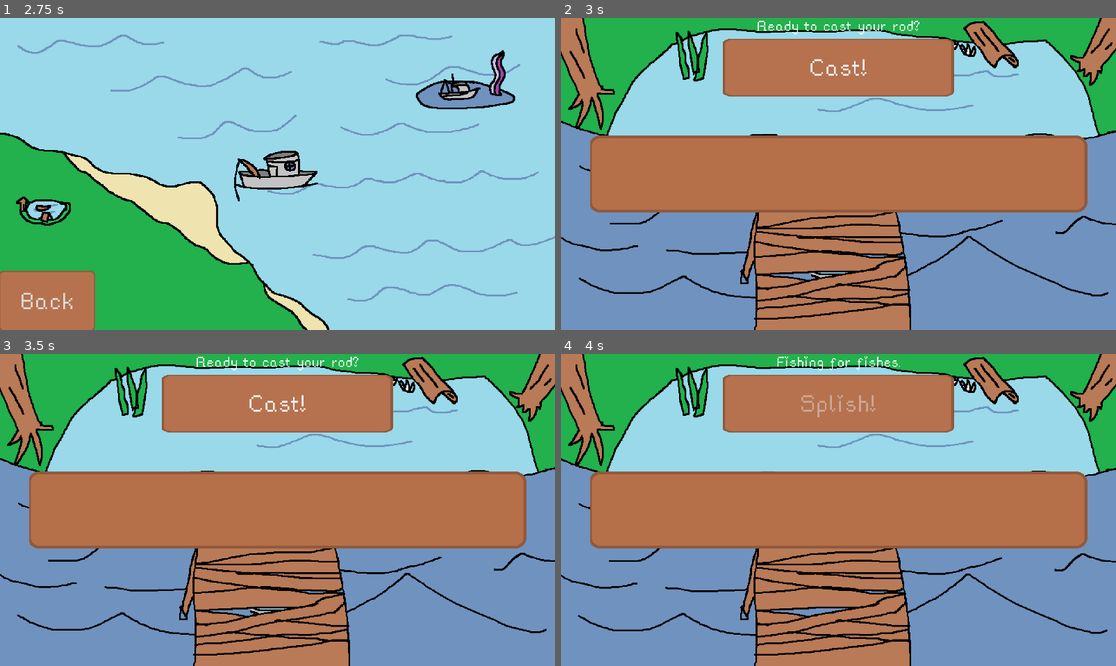
Above: before the commit, frames 1-4 (two rows, left to right).
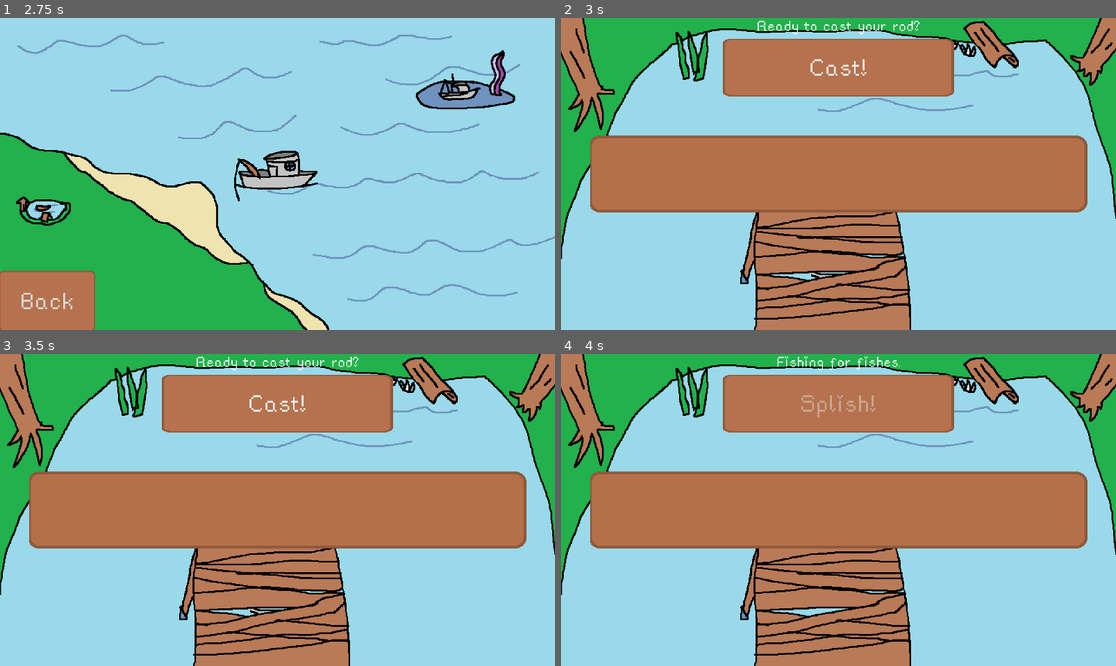
Above: after the commit, the same moments.

Repository: flowerFawn/the-key-to-fishing
Game: Godot game, scene res://scenes/gallery.tscn
Same seed, same stepped clock (60 frames per second), same inputs: the game is played once before the commit and once after it. This scene is started directly instead of the project's main scene.
Inputs (mouse positions are in pixels of both pictures, inside the frame that each line leads up to):
- Up to frame 1 (2.75 s): tap Enter at 0.5 s; move the mouse to (399, 158) at 0.52 s; click "Back" at 1.25 s; click "Go fishing!" at 2 s
- Up to frame 2 (3 s): click (616, 208) at 2.75 s
- Up to frame 3 (3.5 s): no input
- Up to frame 4 (4 s): click "Cast!" at 3.5 s

Frame 1 is identical in both runs. In frame 2, 30% of the frame differs, in the area x 0-100%, y 32-100%; in frame 3, 30%; in frame 4, 30%.
Error in both runs: Invalid access to property or key 'data' on a base object of type 'null instance'. (res://scripts/gallery_tab.gd:11)

Commit message:
gallery background expands to the length of the gridcontainer

Diff:
--- a/scenes/gallery.tscn
+++ b/scenes/gallery.tscn
@@ -36,7 +36,7 @@
 size_flags_vertical = 3
 columns = 3
 
-[node name="TextureRect" type="TextureRect" parent="TabContainer/The Pond!"]
+[node name="Background" type="TextureRect" parent="TabContainer/The Pond!"]
 layout_mode = 2
 size_flags_horizontal = 3
 size_flags_vertical = 3
@@ -59,6 +59,14 @@
 size_flags_vertical = 3
 columns = 3
 
+[node name="Background" type="TextureRect" parent="TabContainer/The Ocean!"]
+layout_mode = 2
+size_flags_horizontal = 3
+size_flags_vertical = 3
+texture = ExtResource("3_ghl7p")
+expand_mode = 1
+stretch_mode = 1
+
 [node name="The Depths!" type="ScrollContainer" parent="TabContainer"]
 visible = false
 custom_minimum_size = Vector2(1920, 0)
@@ -75,7 +83,16 @@
 size_flags_vertical = 3
 columns = 3
 
+[node name="Background" type="TextureRect" parent="TabContainer/The Depths!"]
+layout_mode = 2
+size_flags_horizontal = 3
+size_flags_vertical = 3
+texture = ExtResource("3_ghl7p")
+expand_mode = 1
+stretch_mode = 1
+
 [node name="Button" type="Button" parent="."]
+z_index = 1
 layout_mode = 1
 anchors_preset = -1
 anchor_left = 0.935
@@ -88,4 +105,7 @@
 text = "Back"
 script = ExtResource("3_y8ai4")
 
+[connection signal="visibility_changed" from="TabContainer/The Pond!" to="TabContainer/The Pond!" method="_on_visibility_changed"]
+[connection signal="visibility_changed" from="TabContainer/The Ocean!" to="TabContainer/The Ocean!" method="_on_visibility_changed"]
+[connection signal="visibility_changed" from="TabContainer/The Depths!" to="TabContainer/The Depths!" method="_on_visibility_changed"]
 [connection signal="pressed" from="Button" to="Button" method="load_new_scene" binds= ["res://scenes/main_menu.tscn"]]
--- a/scenes/typing_scene.tscn
+++ b/scenes/typing_scene.tscn
@@ -166,6 +166,7 @@
 texture = ExtResource("8_bcbk5")
 
 [node name="Midground" type="TextureRect" parent="FishingGraphics"]
+visible = false
 offset_left = -20.0
 offset_right = 1940.0
 offset_bottom = 1080.0
--- a/scripts/gallery_tab.gd
+++ b/scripts/gallery_tab.gd
@@ -1,7 +1,7 @@
 extends ScrollContainer
 @export var difficulty_fish: String = "easy" #the fish list that will be read from. In lower case, easy, medium, hard
 var default_fish_display = preload("res://scenes/default_fish_display.tscn")
-
+var set_background = false
 
 func sort_by_fish_name(a, b):
 	return a["weight"] < b["weight"]
@@ -10,6 +10,7 @@
 func _ready() -> void:
 	var fish_list: Array = load("user://fish_lists/%s.json" % difficulty_fish).data
 	var fish_display_instance
+
 	fish_list.sort_custom(sort_by_fish_name)
 	for fish in fish_list:
 		#creates a new fish_display in the grid container, to make the grid
@@ -29,5 +30,16 @@
 		#putting it in the gridcontainer makes it all go into a nice grid
 		$GridContainer.add_child(fish_display_instance)
 
+
 func _process(delta: float) -> void:
 	pass
+
+
+func _on_visibility_changed() -> void:
+	#makes the background as large as the grid container on the y axis
+	#I think the await makes it work because otherwise the gridcontainer size hasn't changed yet
+	#idfk fmstl
+	await $GridContainer.draw
+	$Background.custom_minimum_size.y = $GridContainer.size.y
+	print($GridContainer.size.y)
+	set_background = true
